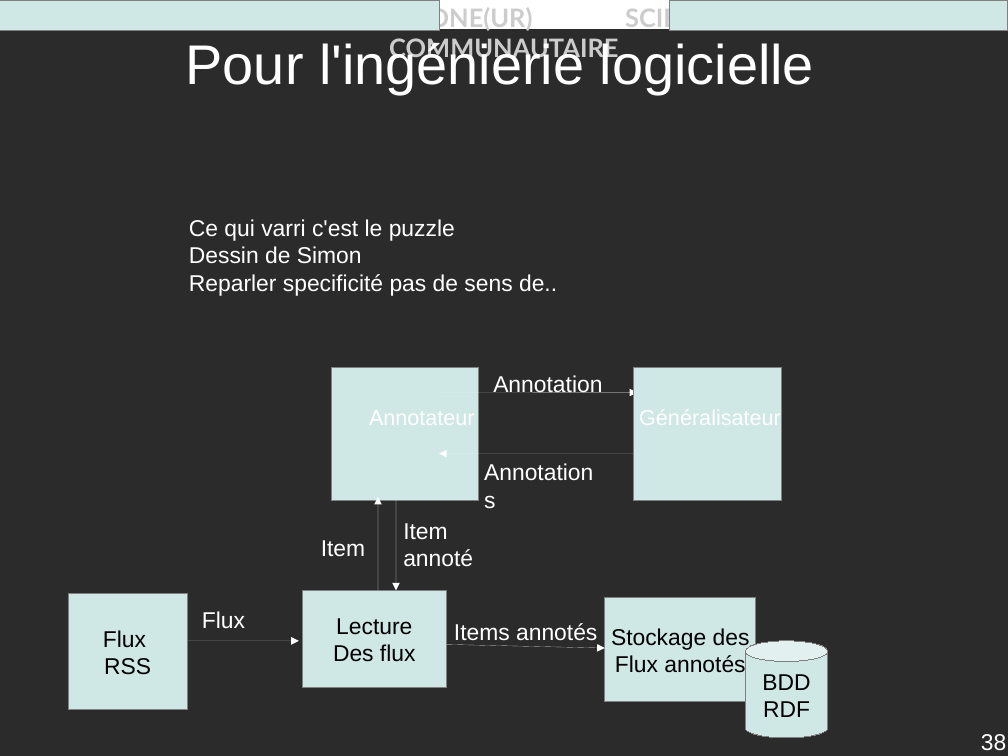
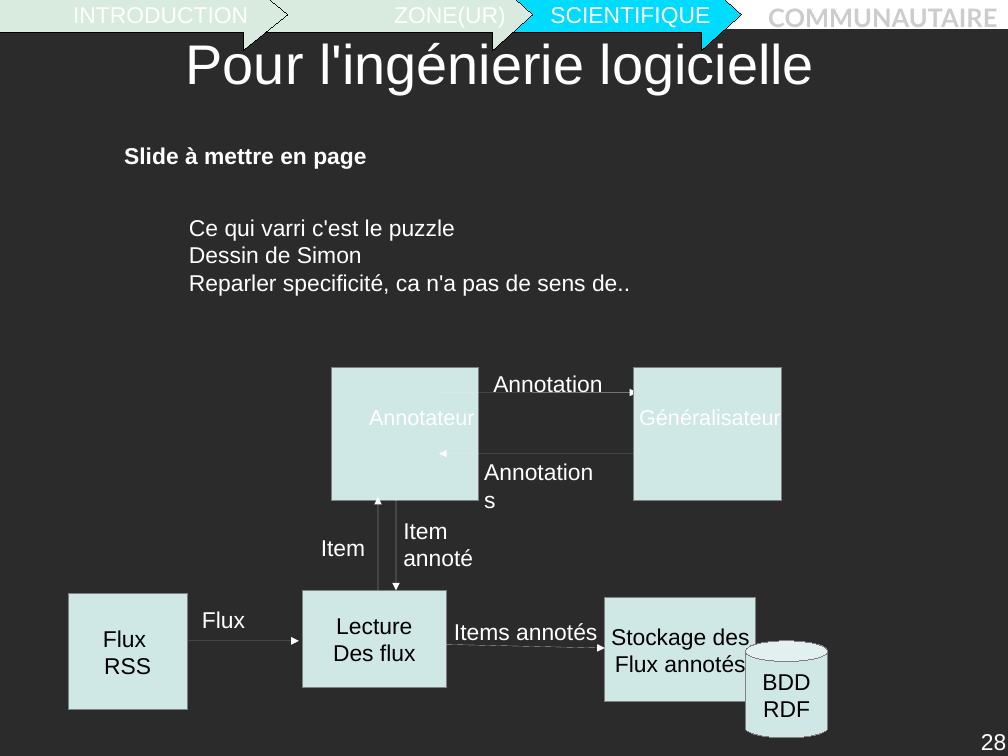
Before and after one commit to descl/ZONE, a slide deck: slide 28 of Rapport/presentation.odp (slide 38 before the commit). Drawn at 1008x756 pixels with LibreOffice and Linux fonts; fonts in the diff are those of the drawing; background and template pictures are left out; a plain dark background stands for a picture behind light text. Boxes give left, top, right and bottom in pixels: in the first picture for what was removed or moved away, otherwise in the second. Text is boxed around its words. In the diff, an @@ line names an element or a change of style, - is before the commit and + after.

```diff
--- a/Rapport/presentation.odp
+++ b/Rapport/presentation.odp
@@ text "INTRODUCTION ZONE(UR) SCIENTIFIQUE COMMUNAUTAIRE" rewrapped from <box>124,5,796,63</box> to <box>547,7,997,32</box> @@
@@ rectangle removed at <box>0,0,439,30</box> @@
@@ right arrow added at <box>0,0,288,50</box>, fill #D9EADE, outline #000000 0 pt, 18 pt, text #FFFFFF @@
+INTRODUCTION
@@ right arrow added at <box>249,0,533,50</box>, fill #D9EADE, outline #000000 0 pt, 18 pt, text #FFFFFF @@
+ZONE(UR)
@@ right arrow added at <box>457,0,742,50</box>, fill #00DCFF, outline #000000 0 pt, 18 pt, text #FFFFFF @@
+SCIENTIFIQUE
@@ rectangle removed at <box>670,0,1008,30</box> @@
@@ text added at <box>124,147,366,169</box>, 18 pt, text #FFFFFF, bold @@
+Slide à mettre en page
@@ text at <box>189,274,630,296</box>: text changed @@
-Reparler specificité pas de sens de..
+Reparler specificité, ca n'a pas de sens de..
@@ page number at <box>981,734,1006,751</box>: text changed @@
-38
+28
```
Also in this commit, not shown: 27 other slides changed, 8 slides added, 20 slides removed.
